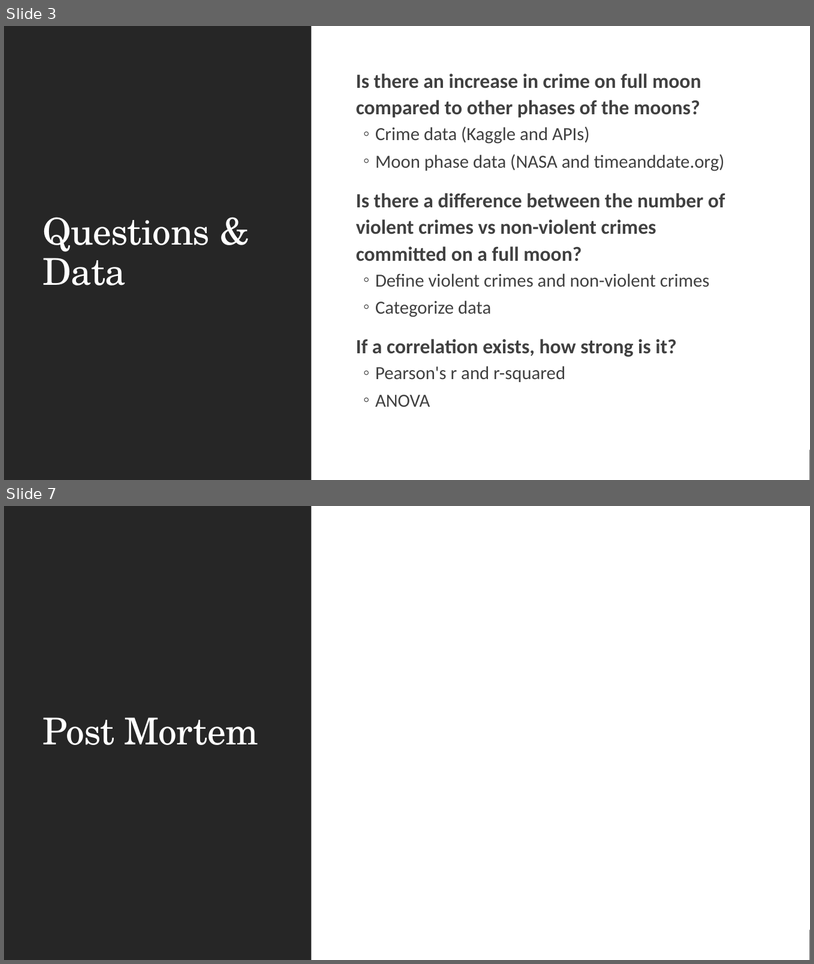
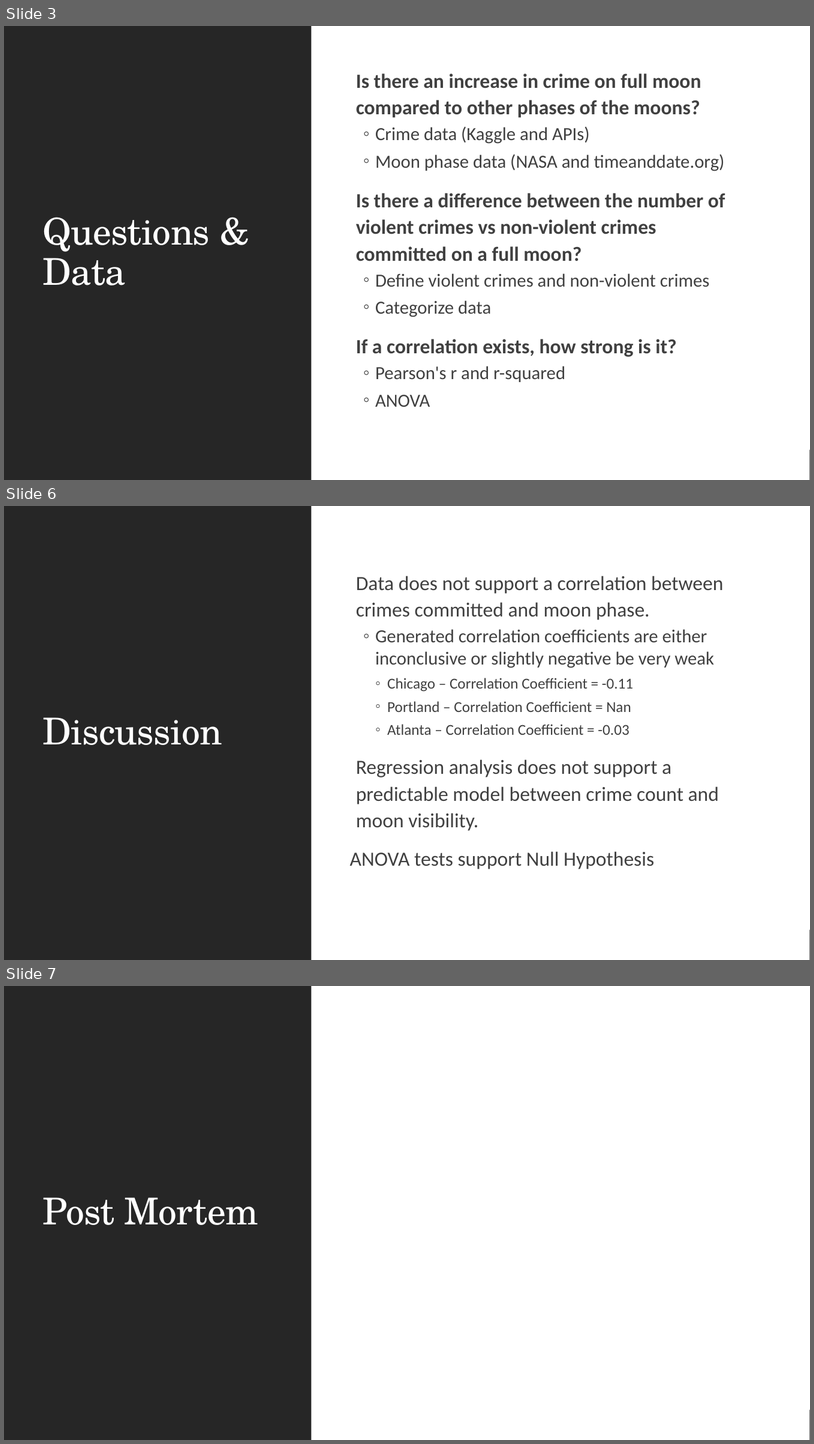
Before and after one commit to NHigs58/Project-1-, a slide deck: Presentation.pptx. Shown one above the other, each under a label of ours: slides 3 and 7 before the commit, slides 3, 6 and 7 after it; the slides between them are not shown. The pictures are 814x964 and 814x1444 pixels, drawn with LibreOffice and Linux fonts; fonts in the diff are those of the drawing. Boxes give left, top, right and bottom in pixels: in the first picture for what was removed or moved away, otherwise in the second. Text is boxed around its words. In the diff, an @@ line names an element or a change of style, - is before the commit and + after.

```diff
--- a/Presentation.pptx
+++ b/Presentation.pptx
@@ slide 6 added at (4,506,810,960), background #FFFFFF; not listed: 1 template element that a slide beside it also shows @@
@@ rectangle added at (4,506,810,960), fill #FFFFFF @@
@@ rectangle added at (4,506,311,960), fill #262626 @@
@@ text added at (350,576,723,869), 24 pt, text #404040 @@
+  Data does not support a correlation between crimes committed and moon phase.
+  ◦ Generated correlation coefficients are either inconclusive or slightly negative be very weak
+    ◦ Chicago – Correlation Coefficient = -0.11
+    ◦ Portland – Correlation Coefficient = Nan
+    ◦ Atlanta – Correlation Coefficient = -0.03
+  Regression analysis does not support a predictable model between crime count and moon visibility.
+ANOVA tests support Null Hypothesis
@@ title added at (42,717,222,745), 44 pt, text #FFFFFF @@
+Discussion
```
Also in this commit, not shown: 3 slides changed, 1 other slide added, 2 slides removed.
